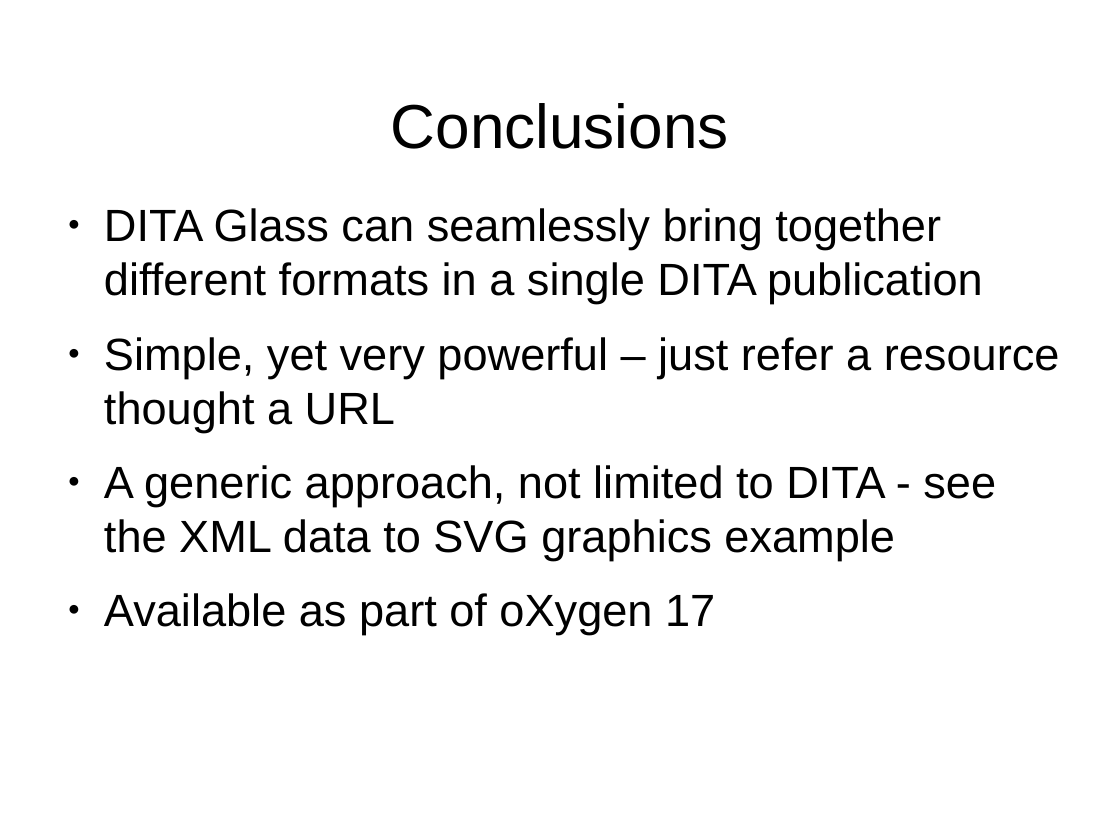
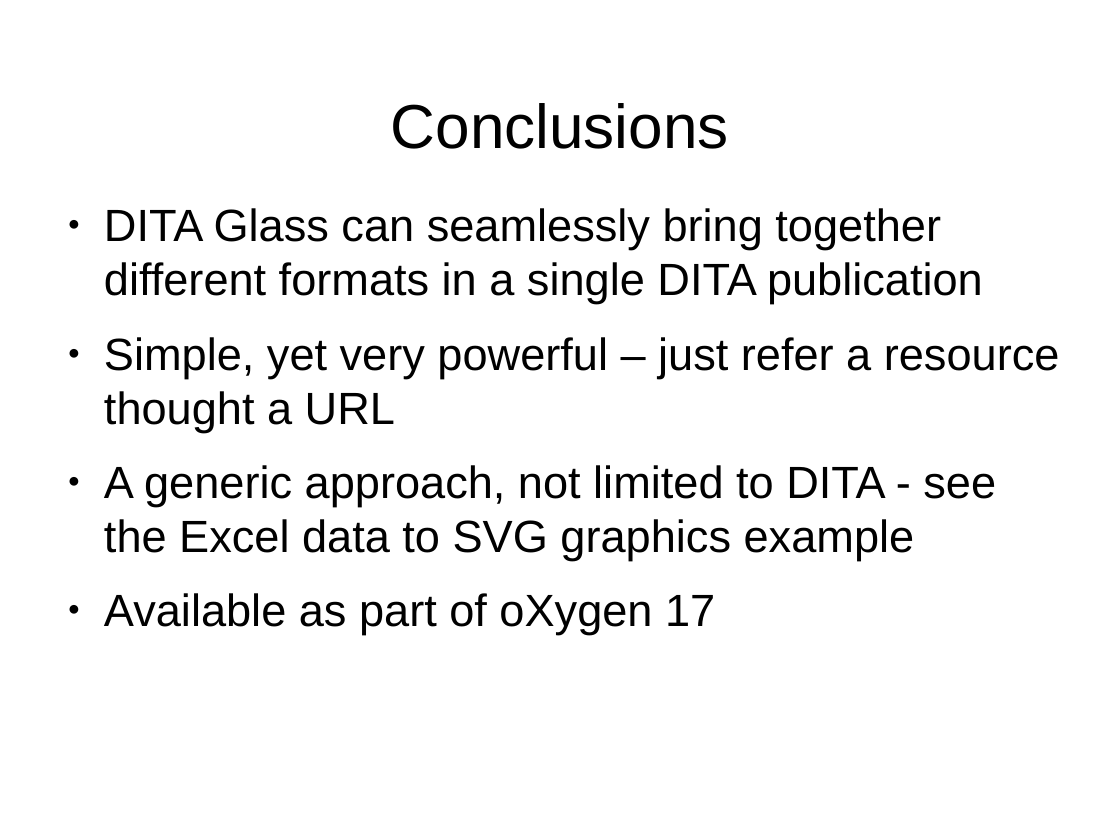
Before and after one commit to oxygenxml/dita-glass, a slide deck: slide 35 of presentation_DITA_Glass.odp (slide 41 before the commit). Drawn at 1120x840 pixels with LibreOffice and Linux fonts; fonts in the diff are those of the drawing; background and template pictures are left out. Boxes give left, top, right and bottom in pixels: in the first picture for what was removed or moved away, otherwise in the second. Text is boxed around its words. In the diff, an @@ line names an element or a change of style, - is before the commit and + after.

```diff
--- a/presentation_DITA_Glass.odp
+++ b/presentation_DITA_Glass.odp
@@ text at box(104, 465, 996, 561): text changed @@
-● A generic approach, not limited to DITA - see the XML data to SVG graphics example
+● A generic approach, not limited to DITA - see the Excel data to SVG graphics example
```
Also in this commit, not shown: 9 other slides changed, 7 slides added, 13 slides removed.
